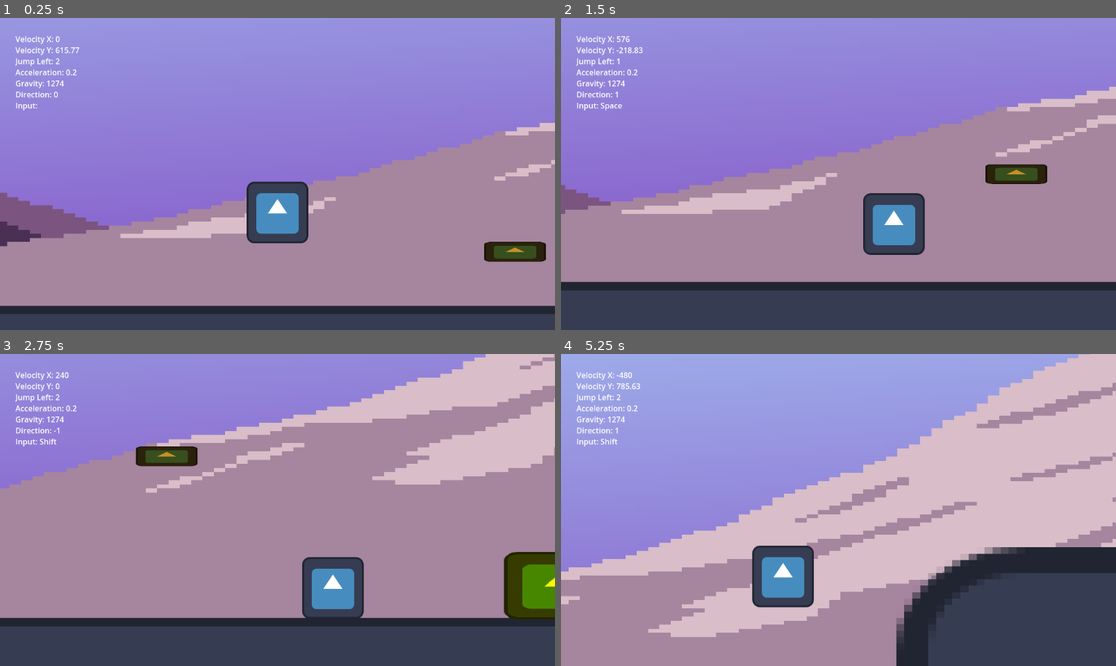
Above: before the commit, frames 1-4 (two rows, left to right).
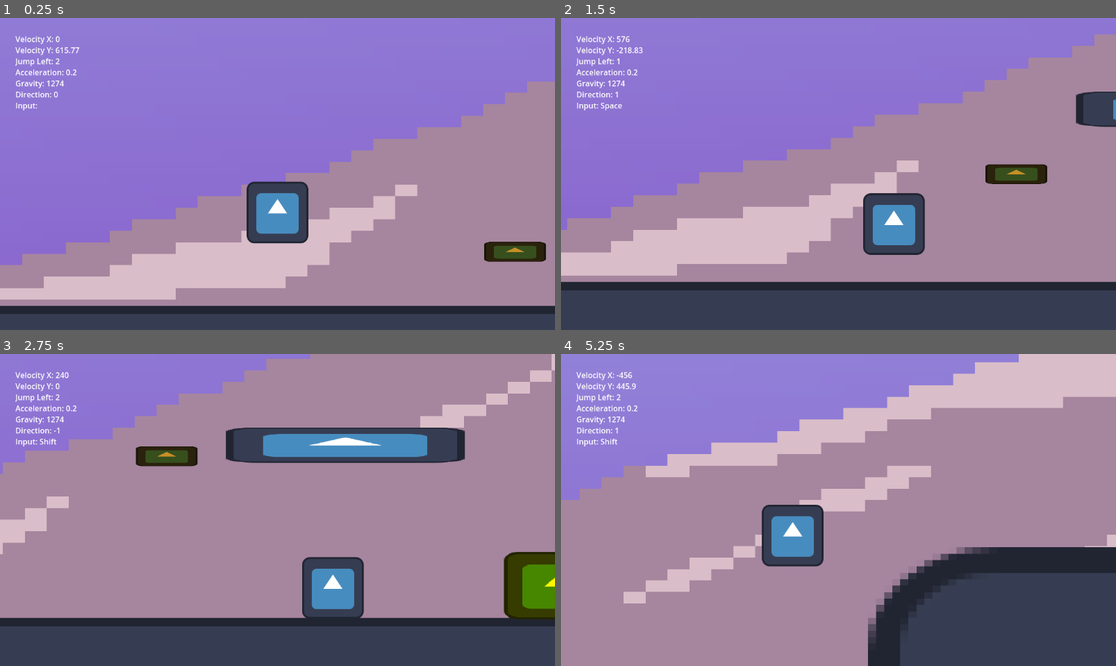
Above: after the commit, the same moments.

Repository: NxKuma/ISCS_Platformer
Game: Godot game, scene res://Scene/Main.tscn
Two runs of this game, one before a commit and one after it. Both use one fixed random seed, a clock stepped at 60 frames per second and the inputs below. The engine's default icon, where the game draws it, is replaced by a stand-in: a white triangle on a blue panel in a dark square.
Inputs:
- Up to frame 1 (0.25 s): no input
- Up to frame 2 (1.5 s): hold Shift (Run) 0.53-1.28 s; hold D (Right) from 0.53 s (still down); tap Space (Space) at 1.35 s
- Up to frame 3 (2.75 s): release D (Right) at 2.03 s; hold A (Left) from 2.03 s (still down); hold Shift (Run) from 2.03 s (still down)
- Up to frame 4 (5.25 s): release A (Left) at 2.78 s; release Shift (Run) at 2.78 s; hold D (Right) 2.78-4.28 s; tap Space (Space) at 2.85, 4.35 s; hold Shift (Run) 3.53-4.28 s; hold A (Left) 4.28-5.03 s; hold D (Right) from 5.03 s (still down); hold Shift (Run) from 5.03 s (still down)

The runs differ from the first frame. In frame 1, 18% of the frame differs, in the area x 0-100%, y 0-91%; in frame 2, 17%; in frame 3, 24%; in frame 4, 69%, in the area x 0-100%, y 0-100%.

Commit message:
Added Disappearing Platform Scene
customizable and instantiateable

Bug encountered: platform sprite does not reappear. But the collision2d object does. its just not visible

Diff:
--- /dev/null
+++ b/Scene/DisappearingPlatform.tscn
@@ -0,0 +1,36 @@
+[gd_scene load_steps=5 format=3 uid="uid://bhvx4oll8etqx"]
+
+[ext_resource type="Script" path="res://Scripts/DisappearingPlatform.gd" id="1_elee7"]
+[ext_resource type="Texture2D" uid="uid://5oontj5cffwx" path="res://icon.svg" id="1_yio8w"]
+
+[sub_resource type="RectangleShape2D" id="RectangleShape2D_1nuh1"]
+size = Vector2(495, 72)
+
+[sub_resource type="RectangleShape2D" id="RectangleShape2D_bcgqw"]
+size = Vector2(495, 18)
+
+[node name="DisappearingPlatform" type="StaticBody2D"]
+script = ExtResource("1_elee7")
+
+[node name="Sprite2D" type="Sprite2D" parent="."]
+position = Vector2(7.62939e-06, -5.72205e-06)
+scale = Vector2(3.87109, 0.570313)
+texture = ExtResource("1_yio8w")
+
+[node name="CollisionShape2D" type="CollisionShape2D" parent="."]
+position = Vector2(0.5, 0)
+shape = SubResource("RectangleShape2D_1nuh1")
+one_way_collision = true
+debug_color = Color(0.680425, 0.683463, 0.72991, 0.42)
+
+[node name="Area2D" type="Area2D" parent="."]
+
+[node name="CollisionShape2D" type="CollisionShape2D" parent="Area2D"]
+position = Vector2(0.5, -36)
+shape = SubResource("RectangleShape2D_bcgqw")
+debug_color = Color(0.966221, 0.569821, 0.639321, 0.239216)
+
+[node name="Timer" type="Timer" parent="."]
+
+[connection signal="body_entered" from="Area2D" to="." method="_on_area_2d_body_entered"]
+[connection signal="timeout" from="Timer" to="." method="_on_timer_timeout"]
--- a/Scene/Main.tscn
+++ b/Scene/Main.tscn
@@ -1,13 +1,14 @@
-[gd_scene load_steps=11 format=3 uid="uid://8ant17f7e4a3"]
+[gd_scene load_steps=12 format=3 uid="uid://8ant17f7e4a3"]
 
 [ext_resource type="Texture2D" uid="uid://5oontj5cffwx" path="res://icon.svg" id="1_fdxyj"]
 [ext_resource type="Texture2D" uid="uid://c6odb5jbbt4sp" path="res://Art/Sample Pic.png" id="1_tjqjc"]
 [ext_resource type="PackedScene" uid="uid://clrutr0or0pac" path="res://Scene/Character.tscn" id="1_vs660"]
 [ext_resource type="PackedScene" uid="uid://bwuvwpnvlh852" path="res://Scene/debug_layer.tscn" id="1_xi5u4"]
 [ext_resource type="PackedScene" uid="uid://ct75a7w4ehylb" path="res://Scene/MovingPlatform.tscn" id="5_l62ef"]
+[ext_resource type="PackedScene" uid="uid://bhvx4oll8etqx" path="res://Scene/DisappearingPlatform.tscn" id="6_vcwwe"]
 
 [sub_resource type="RectangleShape2D" id="RectangleShape2D_brri7"]
-size = Vector2(113.691, 221.962)
+size = Vector2(116.956, 221.962)
 
 [sub_resource type="WorldBoundaryShape2D" id="WorldBoundaryShape2D_mkhhk"]
 
@@ -53,8 +54,8 @@
 [node name="Main" type="Node2D"]
 
 [node name="SamplePic" type="Sprite2D" parent="."]
-position = Vector2(551, -122)
-scale = Vector2(11.7609, 4.25632)
+position = Vector2(566, -915)
+scale = Vector2(22.7861, 11.9334)
 texture = ExtResource("1_tjqjc")
 
 [node name="DebugLayer" parent="." instance=ExtResource("1_xi5u4")]
@@ -107,7 +108,7 @@
 shape = SubResource("WorldBoundaryShape2D_mkhhk")
 
 [node name="CollisionShape2D2" type="CollisionShape2D" parent="Floor"]
-position = Vector2(2478, 366)
+position = Vector2(2507.88, 366)
 scale = Vector2(18.2996, 7.52492)
 shape = SubResource("RectangleShape2D_brri7")
 
@@ -137,4 +138,7 @@
 }
 autoplay = "PlatformPath"
 
+[node name="DisappearingPlatform" parent="." instance=ExtResource("6_vcwwe")]
+position = Vector2(1459, 171)
+
 [editable path="MovingPlatform"]
--- /dev/null
+++ b/Scripts/DisappearingPlatform.gd
@@ -0,0 +1,16 @@
+extends StaticBody2D
+
+@onready var timer: Timer = $Timer
+@onready var collision_shape_2d: CollisionShape2D = $CollisionShape2D
+
+func _on_area_2d_body_entered(body: Node2D) -> void:
+	if body.name == "Player":
+		timer.start()
+
+func _on_timer_timeout() -> void:
+	var tween = create_tween()
+	tween.tween_property(self, "modulate:a", 0, 0.4) #change the disappear speed by changing the 0.5
+	collision_shape_2d.disabled = true
+	await get_tree().create_timer(3.0).timeout
+	tween.tween_property(self, "modulate:a", 1000, 0.4)
+	collision_shape_2d.disabled = false
